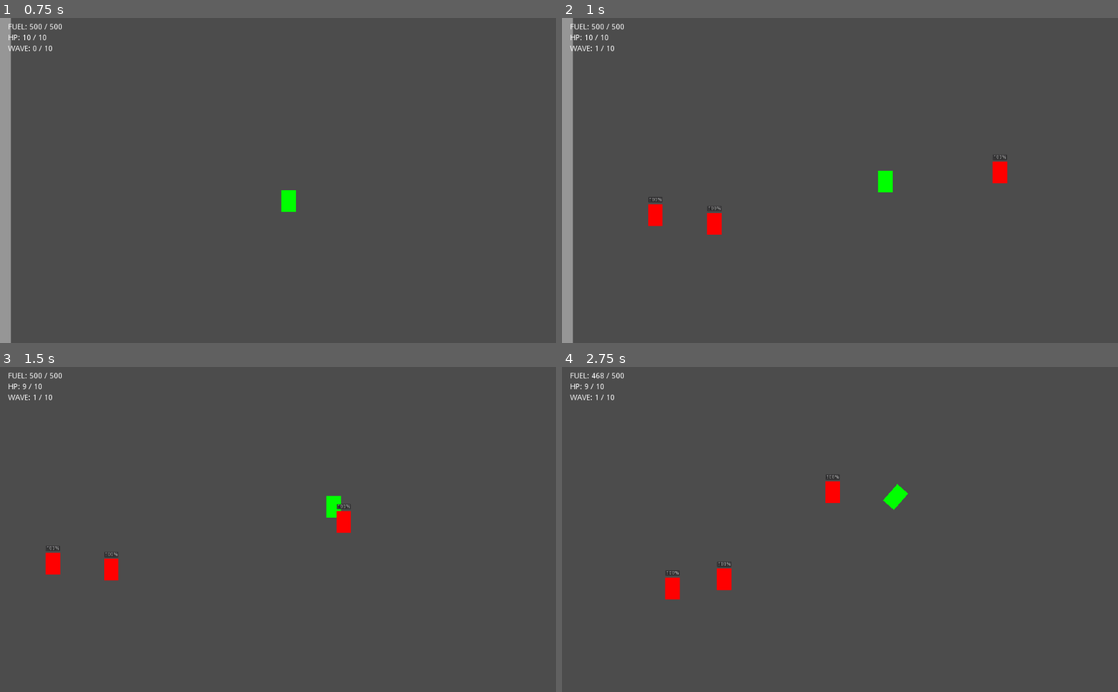
Above: before the commit, frames 1-4 (two rows, left to right).
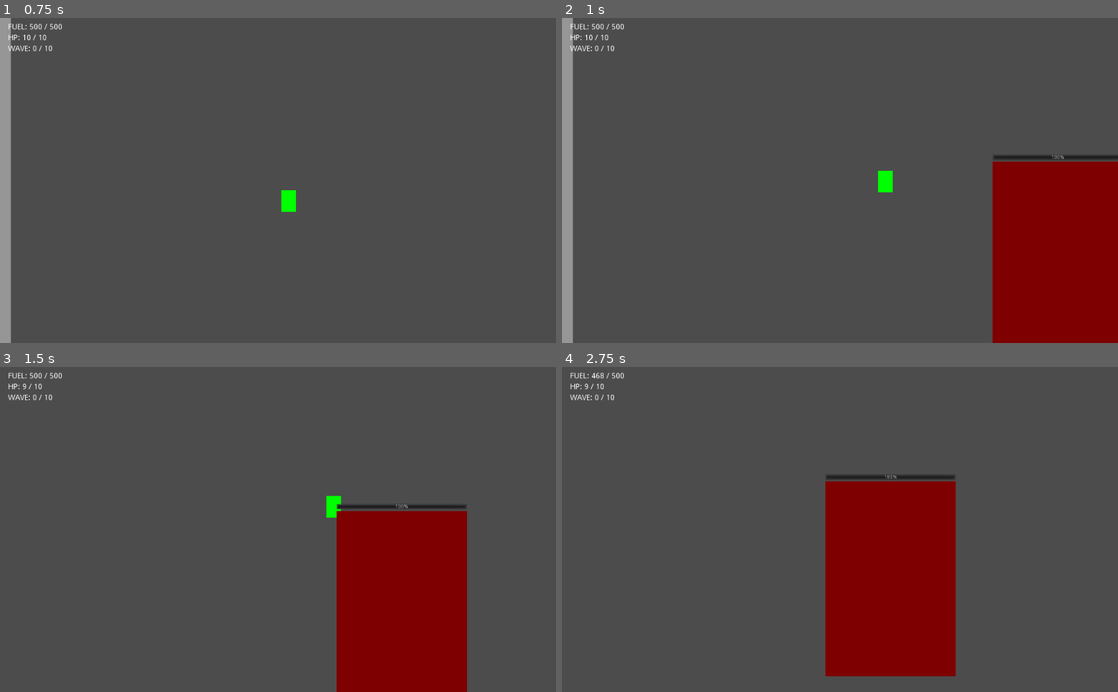
Above: after the commit, the same moments.

Repository: deengames/abu-hamid-x
Game: Godot game, scene res://prototype/Main.tscn
Same seed, same stepped clock (60 frames per second), same inputs: the game is played once before the commit and once after it.
Inputs (mouse positions are in pixels of both pictures, inside the frame that each line leads up to):
- Up to frame 1 (0.75 s): tap Enter at 0.5 s; move the mouse to (400, 164) at 0.52 s; hold D (move_right) from 0.53 s (still down); click (400, 164) at 0.6 s
- Up to frame 2 (1 s): keep holding D (move_right); tap Space (jump) at 0.77 s
- Up to frame 3 (1.5 s): move the mouse to (166, 545) at 1.27 s; release D (move_right) at 1.28 s; hold S (move_down) from 1.28 s (still down); tap Shift (boost) at 1.35 s
- Up to frame 4 (2.75 s): tap Space (jump) at 1.52 s; move the mouse to (895, 458) at 2.02 s; release S (move_down) at 2.03 s; hold D (move_right) from 2.03 s (still down); tap Ctrl (toggle_jetpack) at 2.1 s

Frame 1 is identical in both runs. In frame 2, 13% of the frame differs, in the area x 5-100%, y 8-100%; in frame 3, 14%; in frame 4, 15%, in the area x 5-71%, y 8-96%.

Commit message:
Basic giants. They are big and bad.

Diff:
--- /dev/null
+++ b/prototype/Character/Enemy/Giant.gd
@@ -0,0 +1,6 @@
+extends "Enemy.gd"
+
+func _ready():
+	self.max_health = 30
+	self.health = self.max_health
+	print("Giant reporting.")
--- /dev/null
+++ b/prototype/Character/Enemy/Giant.tscn
@@ -0,0 +1,21 @@
+[gd_scene load_steps=3 format=2]
+
+[ext_resource path="res://prototype/Character/Enemy/Enemy.tscn" type="PackedScene" id=1]
+[ext_resource path="res://prototype/Character/Enemy/Giant.gd" type="Script" id=2]
+
+[node name="Enemy" index="0" instance=ExtResource( 1 )]
+
+script = ExtResource( 2 )
+max_health = 10
+
+[node name="ColorBox" parent="." index="1"]
+
+margin_right = 340.0
+margin_bottom = 510.0
+color = Color( 0.501961, 0, 0, 1 )
+
+[node name="HealthBar" parent="." index="2"]
+
+margin_right = 340.0
+max_value = 30.0
+_sections_unfolded = [ "Anchor", "Grow Direction", "Margin", "Material", "Pause", "Rect", "Size Flags", "Theme", "Visibility", "custom_styles" ]
--- a/prototype/Main.gd
+++ b/prototype/Main.gd
@@ -12,15 +12,16 @@
 
 
 func _new_wave():
-	var total_enemies = enemies_in_first_wave + increment_per_wave * wave_num
-	wave_num += 1
-	for i in range(total_enemies):
-		var scene = scenes_to_spawn[randi() % len(scenes_to_spawn)]
-		var e = scene.instance()
-		add_child(e)
-		e.connect('death', self, '_on_spawned_entity_death')
-		num_spawned_entities += 1
+#	var total_enemies = enemies_in_first_wave + increment_per_wave * wave_num
+#	wave_num += 1
+#	for i in range(total_enemies):
+#		var scene = scenes_to_spawn[randi() % len(scenes_to_spawn)]
+#		var e = scene.instance()
+#		add_child(e)
+#		e.connect('death', self, '_on_spawned_entity_death')
+#		num_spawned_entities += 1
 
+	self._spawn_giant()
 
 func _on_spawned_entity_death():
 	num_spawned_entities -= 1
@@ -30,3 +31,9 @@
 	if num_spawned_entities <= 0 and timer.is_stopped():
 		timer.start()
 	$ui/WaveLabel.text = "WAVE: " + str(wave_num) + ' / ' + str(waves_per_game)
+
+func _spawn_giant():
+	var scene = preload("res://prototype/Character/Enemy/Giant.tscn")
+	var e = scene.instance()
+	add_child(e)
+	num_spawned_entities = 1 # keep it from constantly spawning
--- a/prototype/Main.tscn
+++ b/prototype/Main.tscn
@@ -4,7 +4,7 @@
 [ext_resource path="res://prototype/Wall.tscn" type="PackedScene" id=2]
 [ext_resource path="res://prototype/Character/Player/Player.tscn" type="PackedScene" id=3]
 
-[node name="Main" type="Node2D" index="0"]
+[node name="Main" type="Node2D"]
 
 position = Vector2( 460, 680 )
 script = ExtResource( 1 )
